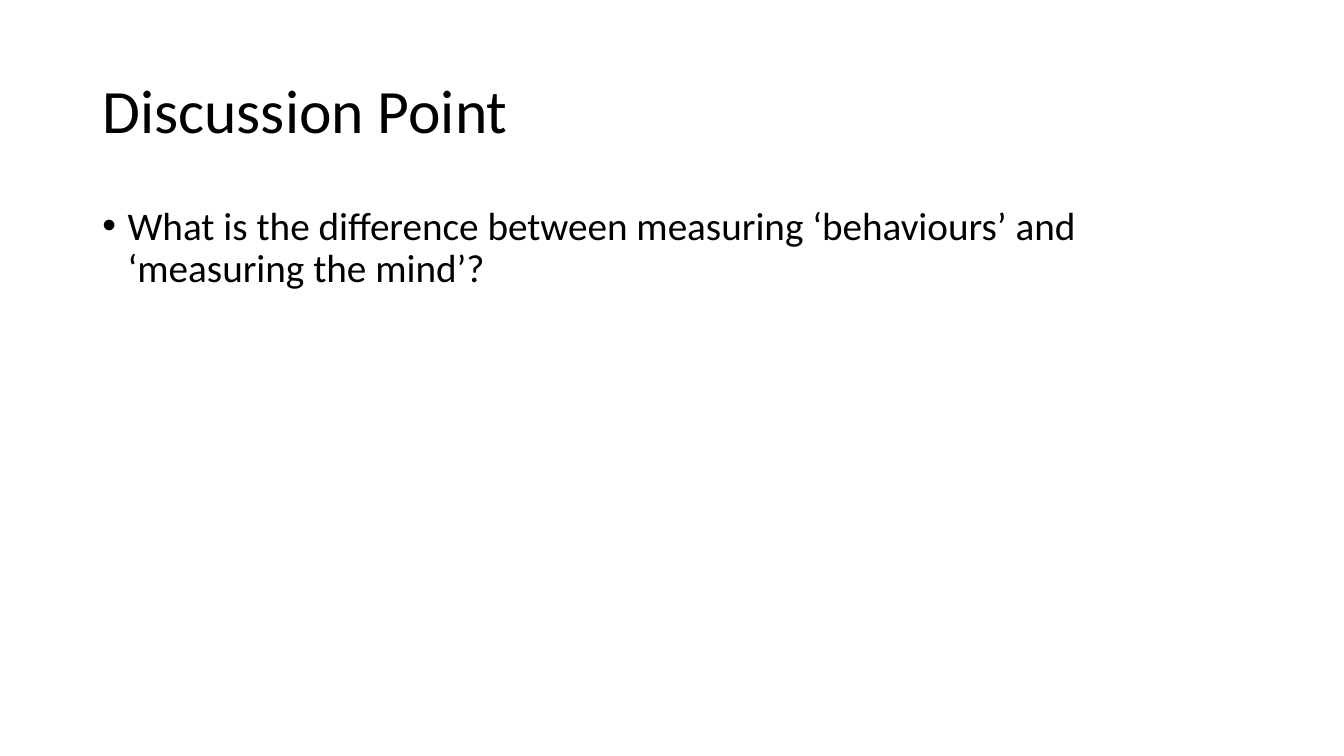
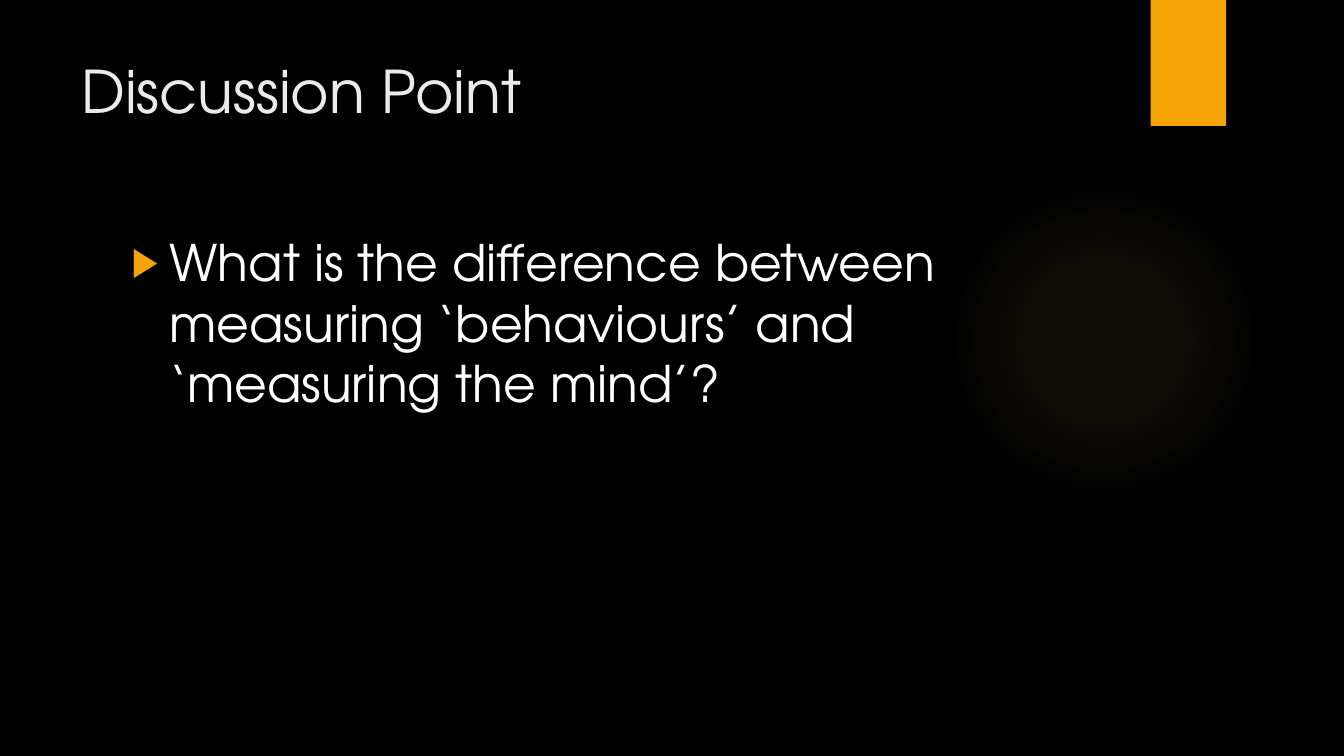
Before and after one commit to OliJimbo/Student_Materials, a slide deck: slide 9 of Week 1/Workshops/Psychological Measurement – Workshop 1.pptx. Drawn at 1344x756 pixels with LibreOffice and Linux fonts; fonts in the diff are those of the drawing; background and template pictures are left out. Boxes give left, top, right and bottom in pixels: in the first picture for what was removed or moved away, otherwise in the second. Text is boxed around its words. In the diff, an @@ line names an element or a change of style, - is before the commit and + after.

```diff
--- a/Week 1/Workshops/Psychological Measurement – Workshop 1.pptx
+++ b/Week 1/Workshops/Psychological Measurement – Workshop 1.pptx
@@ background #FFFFFF to picture (left out) @@
@@ rectangle added at bbox=[1150, 0, 1226, 126], fill #F5A408 @@
@@ title "Discussion Point": place and size @@
-title "Discussion Point" at bbox=[102, 90, 508, 134]
+title "Discussion Point" at bbox=[81, 69, 521, 114]
@@ title "Discussion Point" at bbox=[81, 69, 521, 114]: size 44 to 42 pt, font Calibri to TeX Gyre Adventor, text colour #000000 to #EBEBEB; line spacing 0.9 to 1; vertical alignment middle to top @@
@@ ellipse added at bbox=[949, 185, 1259, 495], fill gradient #FAC96A @@
@@ text "What is the difference between ...": place and size @@
-text "What is the difference between ..." at bbox=[128, 212, 1076, 289]
+text "What is the difference between ..." at bbox=[170, 243, 935, 413]
@@ text "What is the difference between ..." at bbox=[170, 243, 935, 413]: size 28 to 36 pt, font Calibri to TeX Gyre Adventor, text colour #000000 to #FFFFFF; bullet • to ▶; line spacing 0.9 to 1 @@
```
Also in this commit, not shown: 9 other slides changed, 2 other files.
